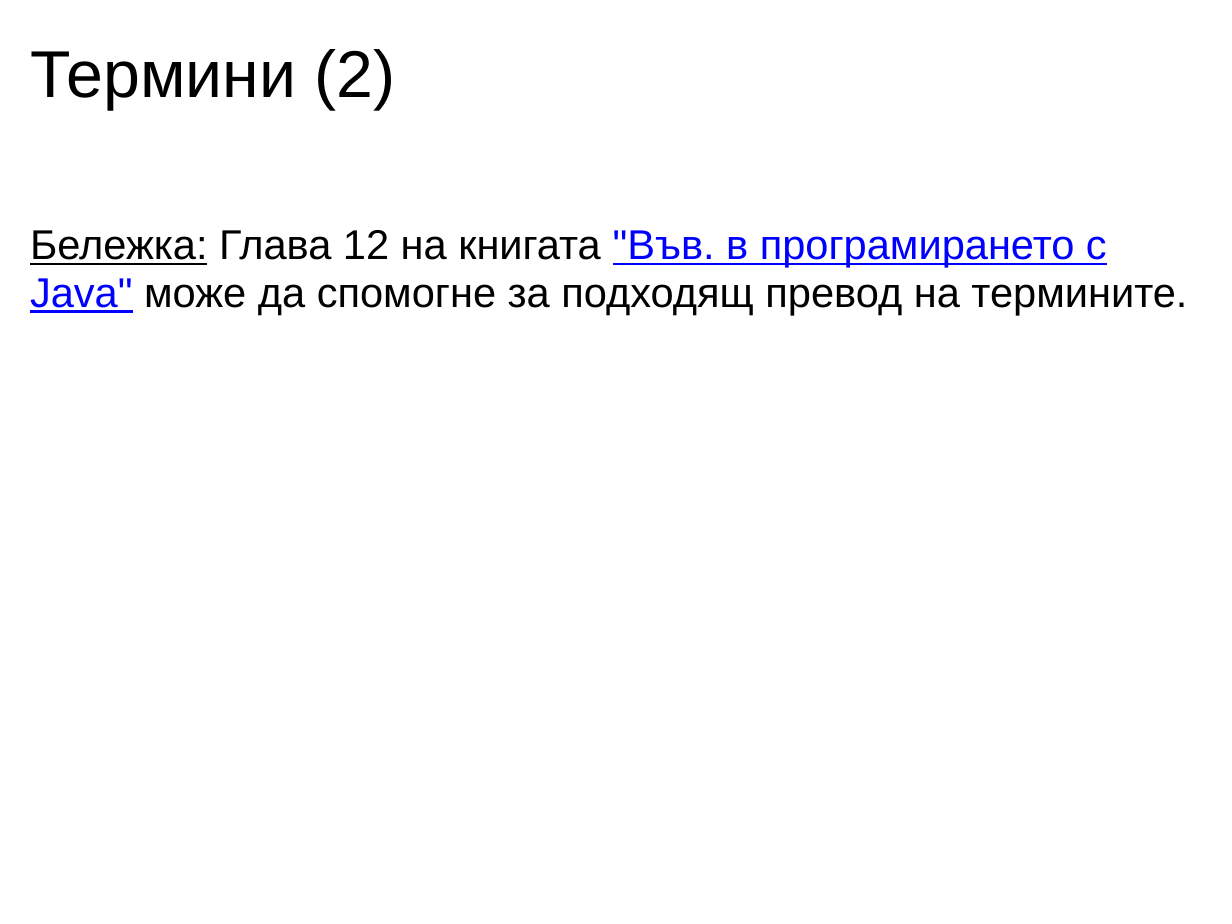
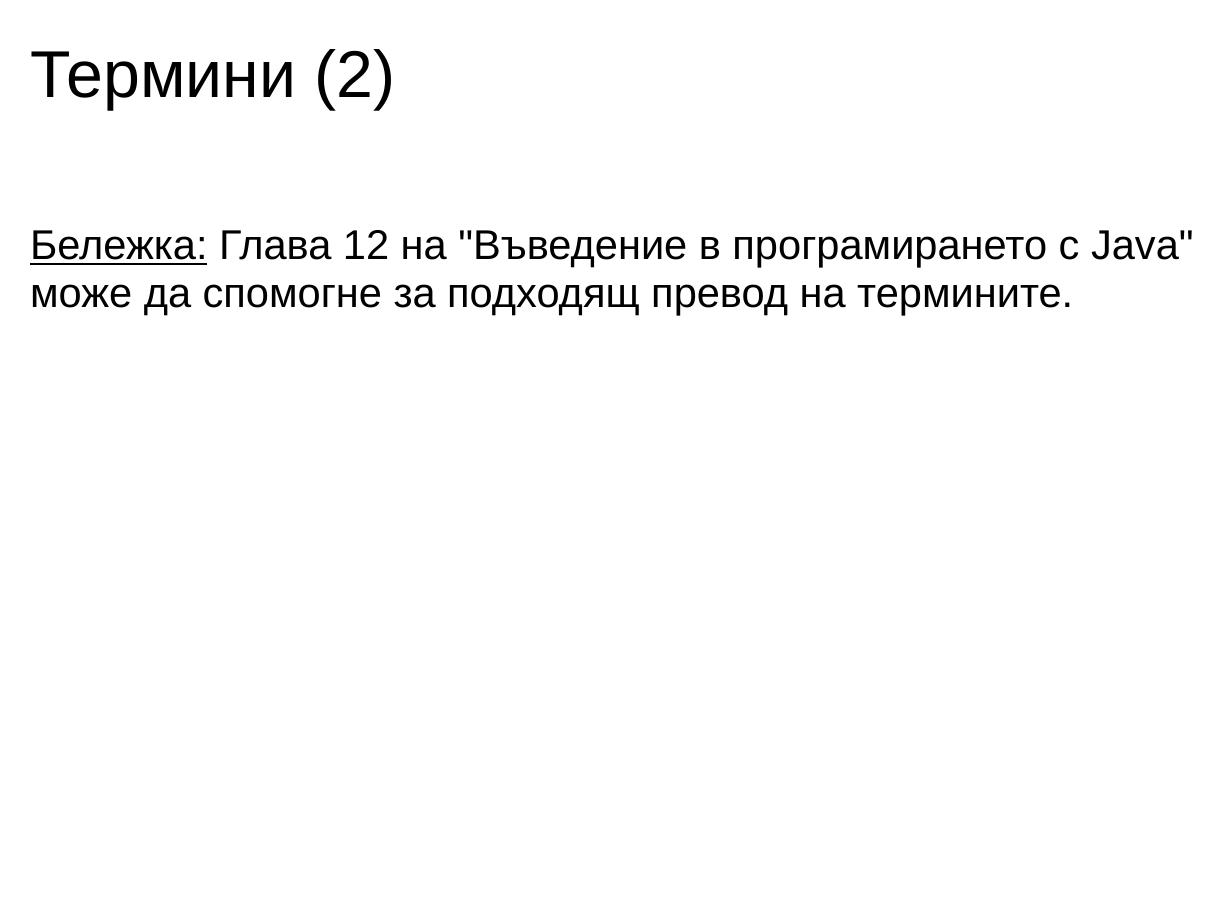
Before and after one commit to uamartins/design-patterns-book, a slide deck: slide 3 of resources/Chapter-18-Chain-of-Responsibility/Chapter-18-Chain-of-Responsibility.ppt. Drawn at 1232x924 pixels with LibreOffice and Linux fonts; fonts in the diff are those of the drawing. Boxes give left, top, right and bottom in pixels: in the first picture for what was removed or moved away, otherwise in the second. Text is boxed around its words. In the diff, an @@ line names an element or a change of style, - is before the commit and + after.

```diff
--- a/resources/Chapter-18-Chain-of-Responsibility/Chapter-18-Chain-of-Responsibility.ppt
+++ b/resources/Chapter-18-Chain-of-Responsibility/Chapter-18-Chain-of-Responsibility.ppt
@@ text at [30, 230, 1194, 314]: text changed @@
-Бележка: Глава 12 на книгата "Във. в програмирането с Java" може да спомогне за подходящ превод на термините.
+Бележка: Глава 12 на "Въведение в програмирането с Java" може да спомогне за подходящ превод на термините.
```
Also in this commit, not shown: 4 other slides changed, 1 other file.
